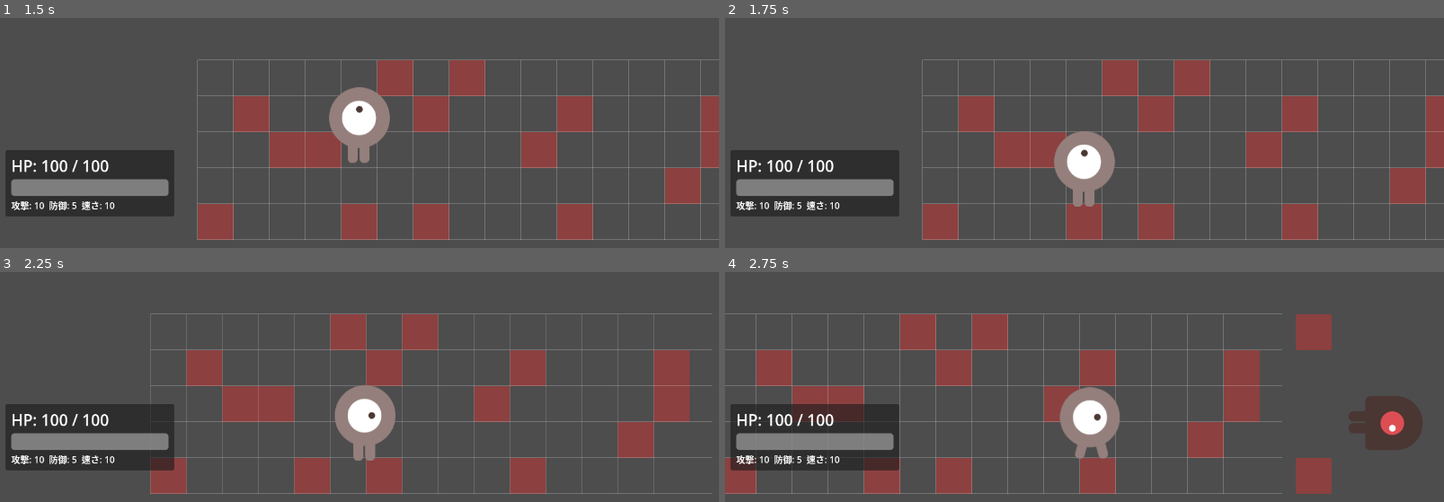
Above: before the commit, frames 1-4 (two rows, left to right).
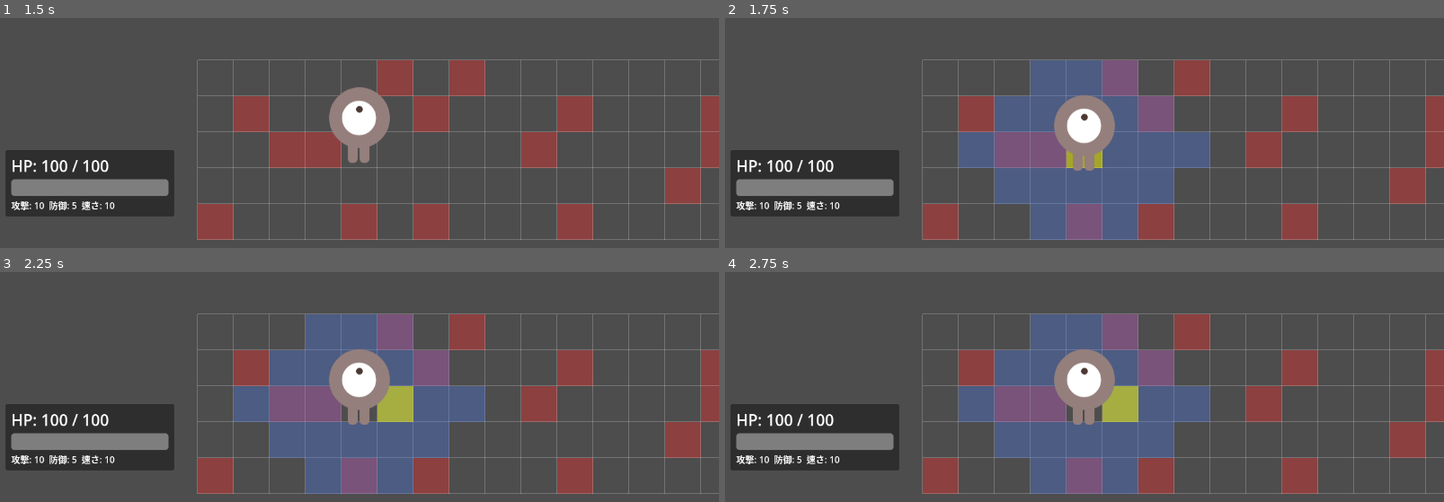
Above: after the commit, the same moments.

Repository: himanushi/godot-test
Game: Godot game, scene res://main.tscn
The game is run twice, just before and just after one commit, with the same random seed, the same clock (stepped at 60 frames per second) and the same inputs.
Inputs:
- Up to frame 1 (1.5 s): tap Enter (ui_accept) at 0.5, 0.77 s; hold Right (ui_right) 0.53-1.28 s; tap M (cast_magic, bound only after the commit) at 0.6 s; hold Down (ui_down) from 1.28 s (still down); tap Z (wait_turn) at 1.35 s
- Up to frame 2 (1.75 s): keep holding Down (ui_down); tap Enter (ui_accept) at 1.52 s; tap M (cast_magic, bound only after the commit) at 1.55 s
- Up to frame 3 (2.25 s): tap Enter (ui_accept) at 2 s; release Down (ui_down) at 2.03 s; hold Right (ui_right) from 2.03 s (still down); tap M (cast_magic, bound only after the commit) at 2.1 s
- Up to frame 4 (2.75 s): keep holding Right (ui_right)

Frame 1 is identical in both runs. In frame 2, 18% of the frame differs, in the area x 32-68%, y 18-97%; in frame 3, 33%; in frame 4, 36%, in the area x 0-100%, y 17-97%.

Commit message:
fix: project.godot

Diff:
--- a/srpg/project.godot
+++ b/srpg/project.godot
@@ -35,3 +35,8 @@
 "events": [Object(InputEventKey,"resource_local_to_scene":false,"resource_name":"","device":-1,"window_id":0,"alt_press …(192 unchanged characters)…
 ]
 }
+cast_magic={
+"deadzone": 0.5,
+"events": [Object(InputEventKey,"resource_local_to_scene":false,"resource_name":"","device":-1,"window_id":0,"alt_pressed":false,"shift_pressed":false,"ctrl_pressed":false,"meta_pressed":false,"pressed":false,"keycode":0,"physical_keycode":77,"key_label":0,"unicode":109,"location":0,"echo":false,"script":null)
+]
+}
